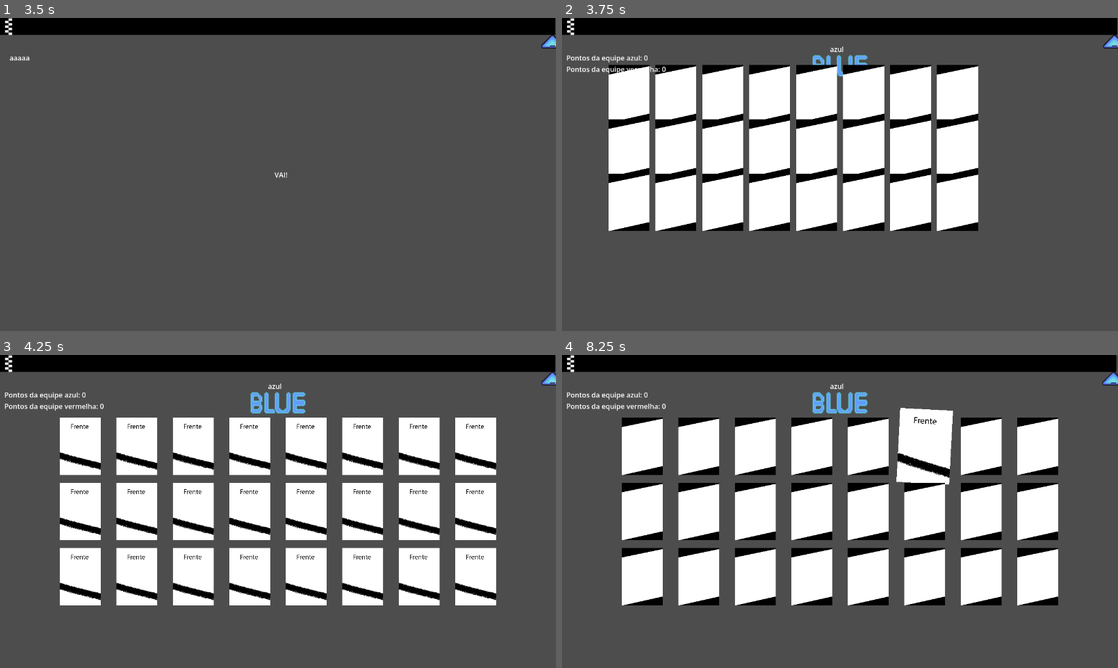
Above: before the commit, frames 1-4 (two rows, left to right).
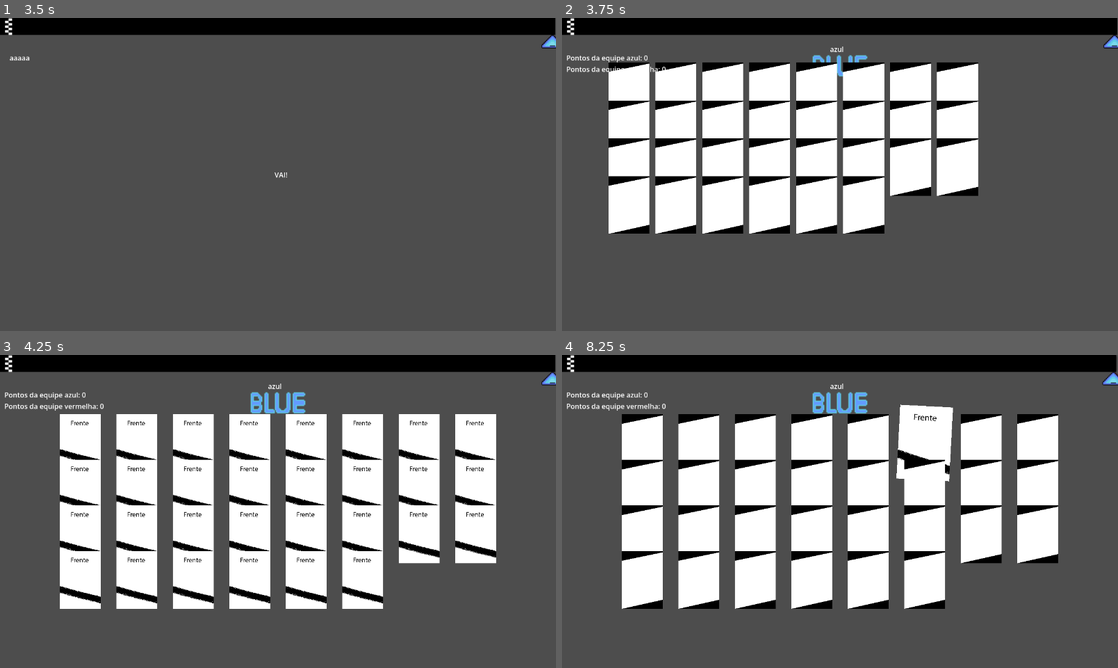
Above: after the commit, the same moments.

Repository: Gi0vai123/Memory_Cycling_TCC
Game: Godot game, scene res://scenes/modoP.tscn
Same seed, same stepped clock (60 frames per second), same inputs: the game is played once before the commit and once after it.
Inputs (mouse positions are in pixels of both pictures, inside the frame that each line leads up to):
- Up to frame 1 (3.5 s): tap Enter at 0.5, 2 s; move the mouse to (400, 158) at 0.52 s; click (400, 158) at 0.67 s; tap Space at 1.25, 2.75 s; move the mouse to (166, 190) at 1.27 s; click (166, 190) at 1.42 s; move the mouse to (333, 105) at 2.02 s; click (333, 105) at 2.17 s; move the mouse to (250, 237) at 2.77 s; click (250, 237) at 2.92 s
- Up to frame 2 (3.75 s): tap Enter at 3.5 s; move the mouse to (1006, 221) at 3.52 s; click (1006, 221) at 3.67 s
- Up to frame 3 (4.25 s): no input
- Up to frame 4 (8.25 s): move the mouse to (639, 445) at 4.27 s; click (639, 445) at 4.42 s; tap Space at 5 s; move the mouse to (701, 445) at 5.02 s; click (701, 445) at 5.17 s; move the mouse to (756, 445) at 5.77 s; click (756, 445) at 5.92 s; move the mouse to (812, 445) at 6.52 s; click (812, 445) at 6.67 s; move the mouse to (867, 445) at 7.27 s; click (867, 445) at 7.42 s; move the mouse to (923, 445) at 8.02 s; click (923, 445) at 8.17 s

Frame 1 is identical in both runs. In frame 2, 8.8% of the frame differs, in the area x 8-75%, y 14-69%; in frame 3, 13%; in frame 4, 14%, in the area x 10-90%, y 15-82%.

Commit message:
Adiciona dificuldade com 11/15/21 pares
- Singleton Dificuldade guarda os pares escolhidos
- Botoes de dificuldade da selecao setam o valor antes de navegar
- cena.gd le do singleton e ajusta o grid para caber os 42 cartas do dificil

Diff:
--- a/project.godot
+++ b/project.godot
@@ -18,6 +18,7 @@
 [autoload]
 
 Campeonato="*res://scripts/campeonato.gd"
+Dificuldade="*res://scripts/dificuldade.gd"
 
 [display]
 
--- a/scripts/cena.gd
+++ b/scripts/cena.gd
@@ -28,8 +28,10 @@
 
 const COLUNAS = 8
 const ESPACAMENTO_X = 130
-const ESPACAMENTO_Y = 150
-const QUANTIDADE_PARES = 12
+const ESPACAMENTO_Y = 105
+
+# Pares da rodada — lido do singleton Dificuldade em _ready()
+var quantidade_pares: int = 15
 
 func contagem_regressiva(contador):
 	contador.visible = true
@@ -44,6 +46,7 @@
 func _ready():
 	randomize()
 	definir_lados()
+	quantidade_pares = Dificuldade.pares
 	if Campeonato.campeonato_ativo:
 		nome_jogador_azul    = Campeonato.jogador_a
 		nome_jogador_vermelho = Campeonato.jogador_b
@@ -65,7 +68,7 @@
 
 func criar_cartas():
 	var ids = []
-	for i in range(1, QUANTIDADE_PARES + 1):
+	for i in range(1, quantidade_pares + 1):
 		ids.append(i)
 		ids.append(i)
 	ids.shuffle()
@@ -191,7 +194,7 @@
 			var col2 = segunda_carta.get_node_or_null("CollisionShape2D")
 			if col1: col1.disabled = true
 			if col2: col2.disabled = true
-			if pares_encontrados >= QUANTIDADE_PARES:
+			if pares_encontrados >= quantidade_pares:
 				ganhou()
 		else:
 			mudando_atual()
--- /dev/null
+++ b/scripts/dificuldade.gd
@@ -0,0 +1,7 @@
+extends Node
+
+# Singleton (autoload) com a dificuldade escolhida.
+# A tela de seleção seta 'pares' antes de mudar de cena
+# e cena.gd lê esse valor para montar as cartas.
+
+var pares: int = 15
--- a/scripts/selecao_modo.gd
+++ b/scripts/selecao_modo.gd
@@ -54,19 +54,28 @@
 
 
 # ─────────────────────────────────────────────
+#  Pares por dificuldade
+# ─────────────────────────────────────────────
+const PARES_FACIL: int   = 11
+const PARES_NORMAL: int  = 15
+const PARES_DIFICIL: int = 21
+
+
+# ─────────────────────────────────────────────
 #  Modo Padrao — 3 botoes de dificuldade
-#  TODO: armazenar dificuldade num autoload quando a regra
-#  de numero de pares por dificuldade estiver definida.
 # ─────────────────────────────────────────────
 func _on_padrao_facil_pressed() -> void:
+	Dificuldade.pares = PARES_FACIL
 	get_tree().change_scene_to_file(CENA_PADRAO)
 
 
 func _on_padrao_normal_pressed() -> void:
+	Dificuldade.pares = PARES_NORMAL
 	get_tree().change_scene_to_file(CENA_PADRAO)
 
 
 func _on_padrao_dificil_pressed() -> void:
+	Dificuldade.pares = PARES_DIFICIL
 	get_tree().change_scene_to_file(CENA_PADRAO)
 
 
@@ -75,16 +84,19 @@
 # ─────────────────────────────────────────────
 func _on_camp_facil_pressed() -> void:
 	Campeonato.num_jogadores = num_jogadores_selecionado
+	Dificuldade.pares = PARES_FACIL
 	get_tree().change_scene_to_file(CENA_CAMPEONATO)
 
 
 func _on_camp_normal_pressed() -> void:
 	Campeonato.num_jogadores = num_jogadores_selecionado
+	Dificuldade.pares = PARES_NORMAL
 	get_tree().change_scene_to_file(CENA_CAMPEONATO)
 
 
 func _on_camp_dificil_pressed() -> void:
 	Campeonato.num_jogadores = num_jogadores_selecionado
+	Dificuldade.pares = PARES_DIFICIL
 	get_tree().change_scene_to_file(CENA_CAMPEONATO)
 
 
@@ -92,14 +104,17 @@
 #  Modo Adivinhacao
 # ─────────────────────────────────────────────
 func _on_adv_facil_pressed() -> void:
+	Dificuldade.pares = PARES_FACIL
 	get_tree().change_scene_to_file(CENA_ADIVINHA)
 
 
 func _on_adv_normal_pressed() -> void:
+	Dificuldade.pares = PARES_NORMAL
 	get_tree().change_scene_to_file(CENA_ADIVINHA)
 
 
 func _on_adv_dificil_pressed() -> void:
+	Dificuldade.pares = PARES_DIFICIL
 	get_tree().change_scene_to_file(CENA_ADIVINHA)
 
 
@@ -107,14 +122,17 @@
 #  Modo Progresso — fases que crescem em pares
 # ─────────────────────────────────────────────
 func _on_prog_facil_pressed() -> void:
+	Dificuldade.pares = PARES_FACIL
 	get_tree().change_scene_to_file(CENA_PROGRESSO)
 
 
 func _on_prog_normal_pressed() -> void:
+	Dificuldade.pares = PARES_NORMAL
 	get_tree().change_scene_to_file(CENA_PROGRESSO)
 
 
 func _on_prog_dificil_pressed() -> void:
+	Dificuldade.pares = PARES_DIFICIL
 	get_tree().change_scene_to_file(CENA_PROGRESSO)
 
 
Not shown, added: scripts/dificuldade.gd.uid
